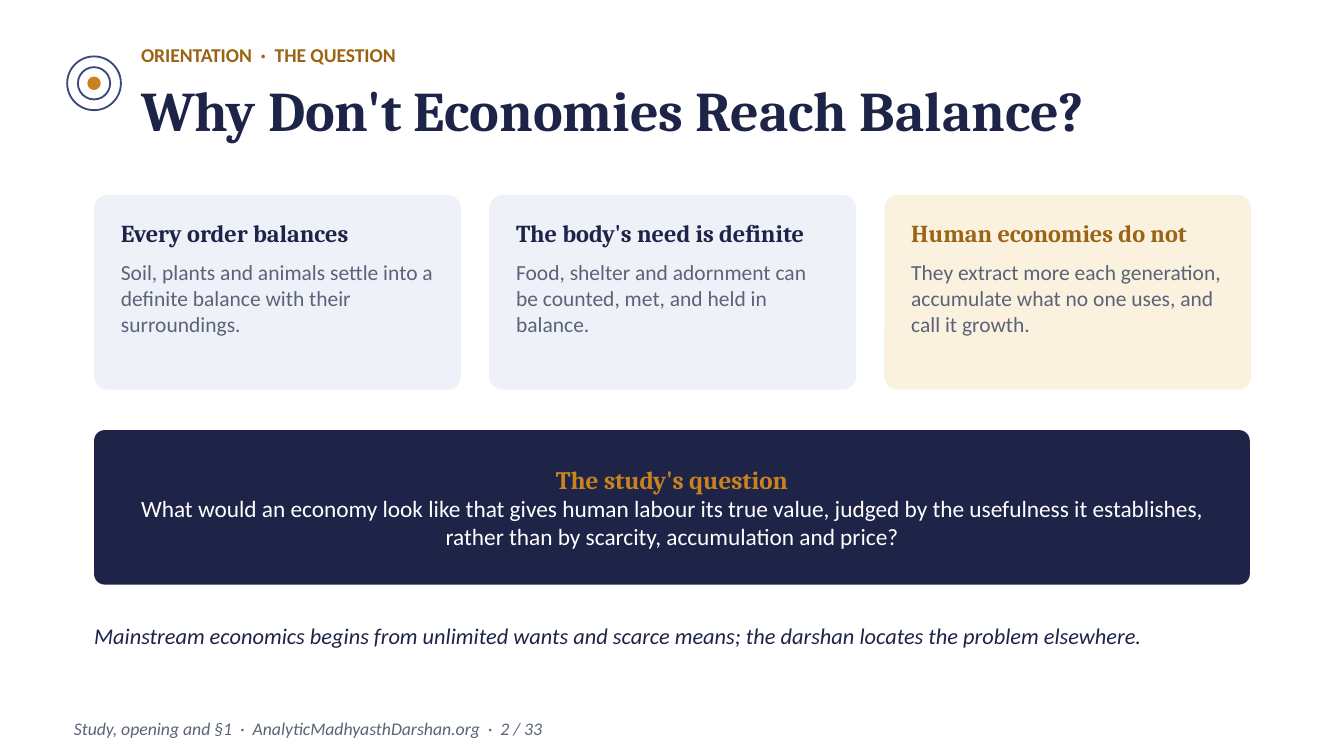
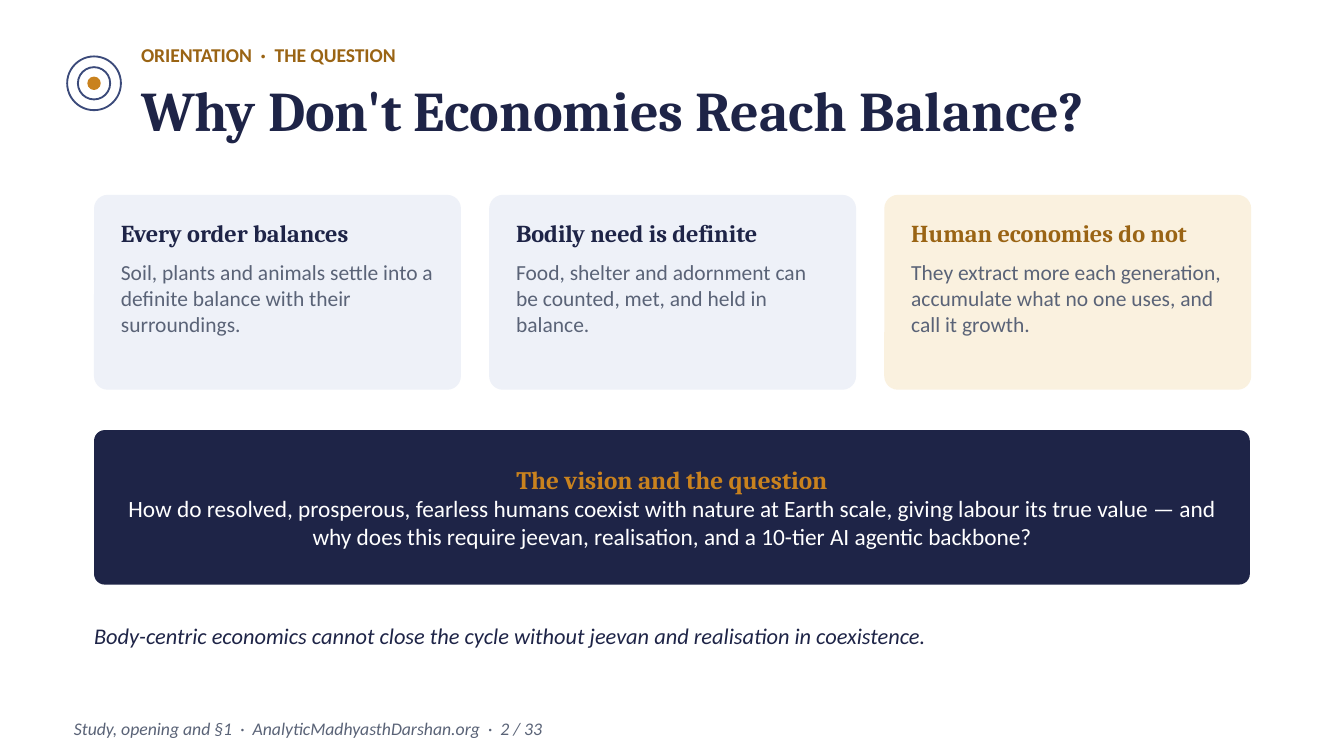
Before and after one commit to raghavamohan/AnalyticMadhyasthDarshan, a slide deck: slide 2 of Studies/Prosperity-Economics-And-Right-Use/Prosperity-Economics-And-Right-Use-Madhyasth-Darshan.pptx. Drawn at 1344x756 pixels with LibreOffice and Linux fonts; fonts in the diff are those of the drawing. Boxes give left, top, right and bottom in pixels: in the first picture for what was removed or moved away, otherwise in the second. Text is boxed around its words. In the diff, an @@ line names an element or a change of style, - is before the commit and + after.

Commit message:
Update Prosperity Economics presentation decks for Earth-scale vision and 10-tier AI backbone

```diff
--- a/Studies/Prosperity-Economics-And-Right-Use/Prosperity-Economics-And-Right-Use-Madhyasth-Darshan.pptx
+++ b/Studies/Prosperity-Economics-And-Right-Use/Prosperity-Economics-And-Right-Use-Madhyasth-Darshan.pptx
@@ text at [516,225,757,248]: text changed @@
-The body's need is definite
+Bodily need is definite
@@ text at [128,471,1215,549]: text changed @@
-The study's question
-What would an economy look like that gives human labour its true value, judged by the usefulness it establishes, rather than by scarcity, accumulation and price?
+The vision and the question
+How do resolved, prosperous, fearless humans coexist with nature at Earth scale, giving labour its true value — and why does this require jeevan, realisation, and a 10-tier AI agentic backbone?
@@ text at [94,628,925,648]: text changed @@
-Mainstream economics begins from unlimited wants and scarce means; the darshan locates the problem elsewhere.
+Body-centric economics cannot close the cycle without jeevan and realisation in coexistence.
```
Also in this commit, not shown: 21 other slides changed, 2 other files.
